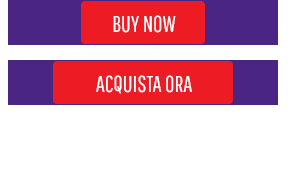
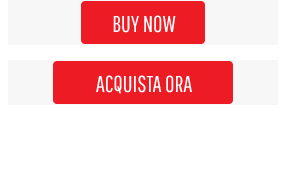
Before/after of a (300, 180) layered artwork. What changed in the layer stack:
hid "Color Fill 1 copy" over [8,0,278,105]
hid "Color Fill 1" (3rd of 8, in "cta01_it" › "fiorentina") over [8,0,278,105]
added layer "Color Fill 6 copy" in group "fiorentina" over [8,0,278,105]
hid "Color Fill 1 copy 2" over [8,0,278,105]
hid "Color Fill 1" (7th of 8, in "cta01_en" › "fiorentina") over [8,0,278,105]
added layer "Color Fill 6 copy 2" in group "fiorentina" over [8,0,278,105]
